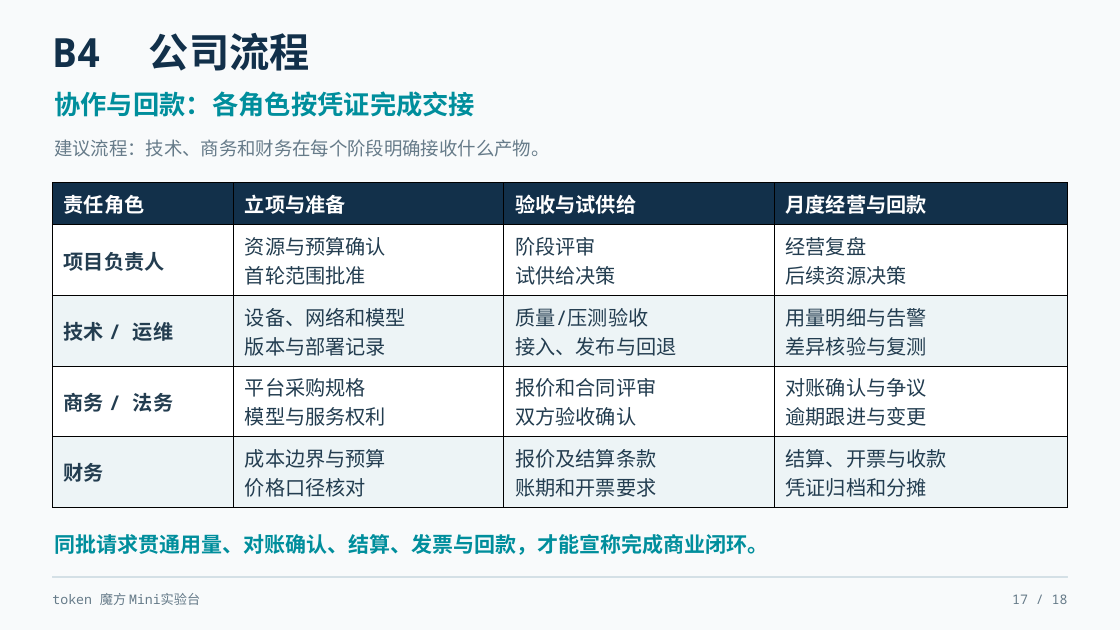
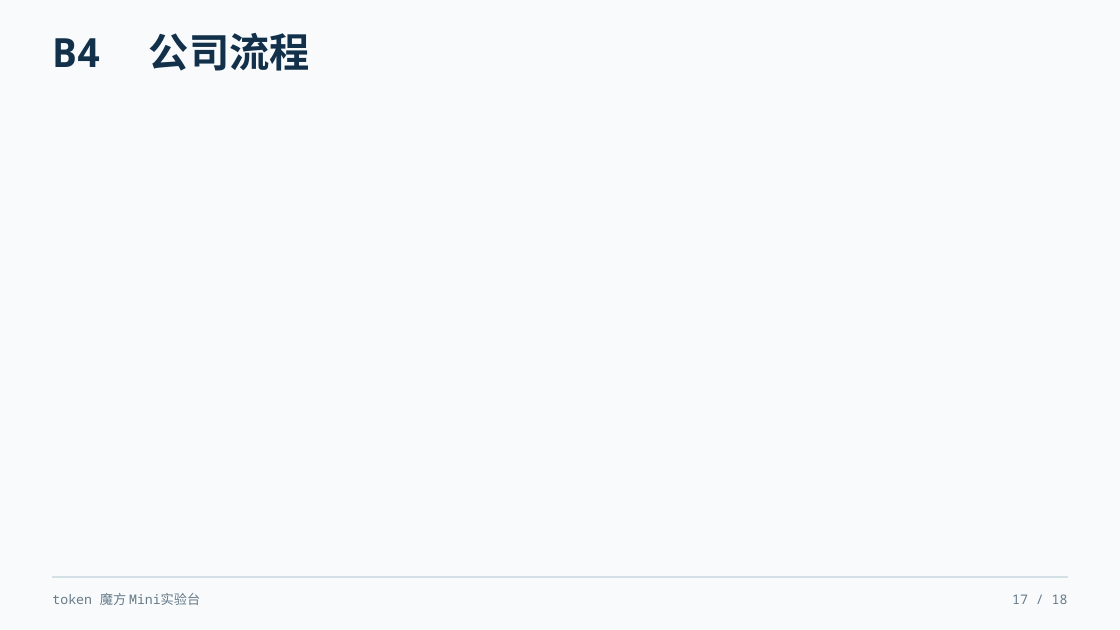
Before and after one commit to KurisuZhang/codex-catl, a slide deck: slide 17 of output/token_mini/Token魔方Mini实验台_完整合并版_修复版.pptx. Drawn at 1120x630 pixels with LibreOffice and Linux fonts; fonts in the diff are those of the drawing. Boxes give left, top, right and bottom in pixels: in the first picture for what was removed or moved away, otherwise in the second. Text is boxed around its words. In the diff, an @@ line names an element or a change of style, - is before the commit and + after.

```diff
--- a/output/token_mini/Token魔方Mini实验台_完整合并版_修复版.pptx
+++ b/output/token_mini/Token魔方Mini实验台_完整合并版_修复版.pptx
@@ text removed at [54,91,475,117] @@
-协作与回款：各角色按凭证完成交接
@@ text removed at [54,139,549,157] @@
-建议流程：技术、商务和财务在每个阶段明确接收什么产物。
@@ table removed at [52,183,1068,507], 5 rows, 4 columns @@
-责任角色 | 立项与准备 | 验收与试供给 | 月度经营与回款
-项目负责人 | 资源与预算确认 / 首轮范围批准 | 阶段评审 / 试供给决策 | 经营复盘 / 后续资源决策
-技术 / 运维 | 设备、网络和模型 / 版本与部署记录 | 质量/压测验收 / 接入、发布与回退 | 用量明细与告警 / 差异核验与复测
-商务 / 法务 | 平台采购规格 / 模型与服务权利 | 报价和合同评审 / 双方验收确认 | 对账确认与争议 / 逾期跟进与变更
-财务 | 成本边界与预算 / 价格口径核对 | 报价及结算条款 / 账期和开票要求 | 结算、开票与收款 / 凭证归档和分摊
@@ text removed at [54,534,768,555] @@
-同批请求贯通用量、对账确认、结算、发票与回款，才能宣称完成商业闭环。
```
Also in this commit, not shown: 12 other slides changed, 21 other files.
